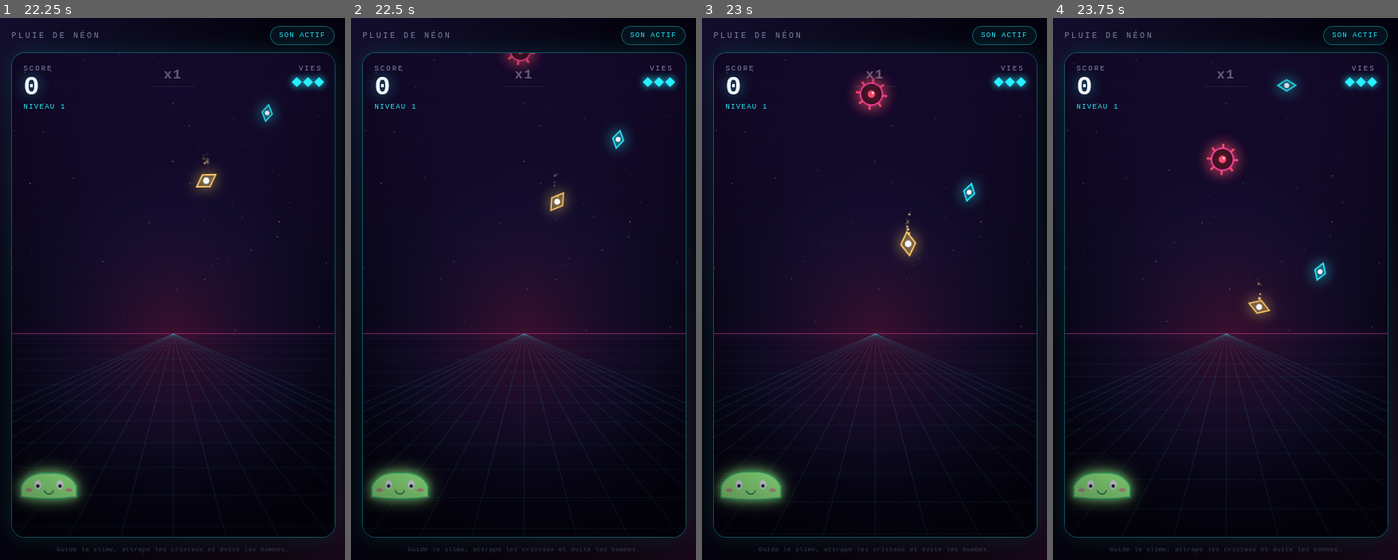
Above: before the commit, frames 1-4 (left to right).
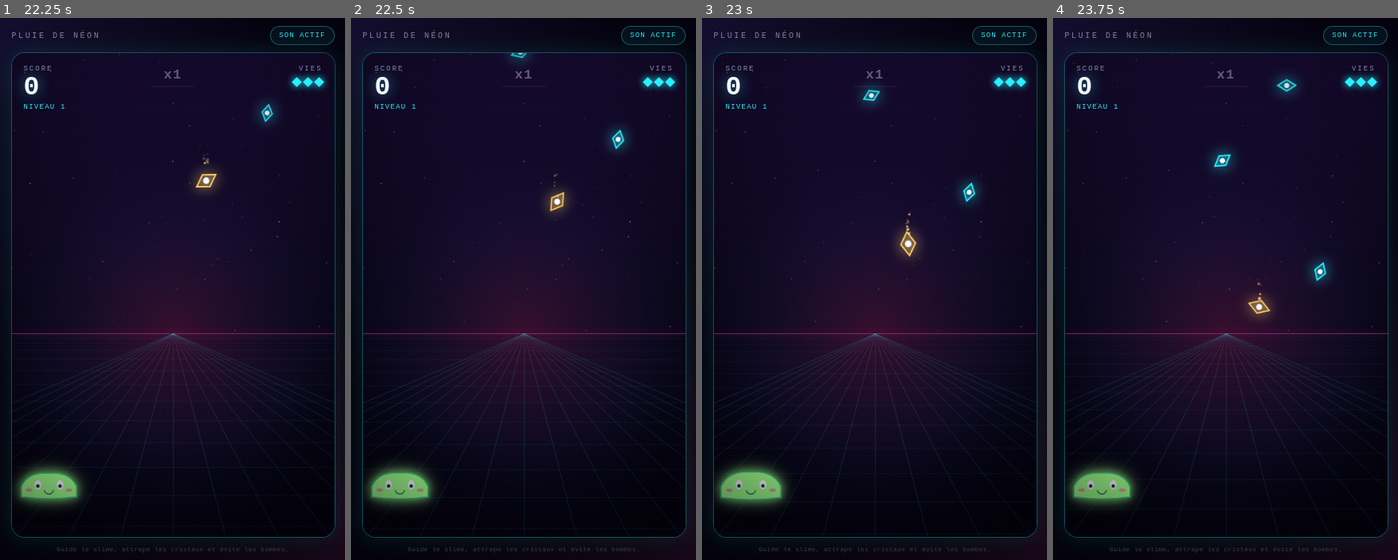
Above: after the commit, the same moments.

Repository: eva-i84-eng/jeu-ia
Game: browser game, page index.html
Two runs of this game, one before a commit and one after it. Both use one fixed random seed, a clock stepped at 60 frames per second and the inputs below.
Inputs:
- Up to frame 1 (22.25 s): click "JOUER" at 0.27 s; hold Right 1.03-2.28 s; tap Space every 0.33 s from 1.1 to 22.1 s; hold Right 2.33-3.33 s; hold Down 3.38-3.97 s; hold Left 4.02-5.52 s; hold Left 5.57-6.23 s; hold Down 6.28-6.7 s; hold Right 6.75-8 s; hold Right 8.05-9.05 s; hold Down 9.1-9.68 s; hold Left 9.73-11.23 s; hold Left 11.28-11.95 s; hold Down 12-12.42 s; hold Right 12.47-13.72 s; hold Right 13.77-14.77 s; hold Down 14.82-15.4 s; hold Left 15.45-16.95 s; hold Left 17-17.67 s; hold Down 17.72-18.13 s; hold Right 18.18-19.43 s; hold Right 19.48-20.48 s; hold Down 20.53-21.12 s; hold Left from 21.17 s (still down)
- Up to frame 2 (22.5 s): keep holding Left; tap Space at 22.43 s
- Up to frame 3 (23 s): release Left at 22.67 s; hold Left from 22.72 s (still down); tap Space at 22.77 s
- Up to frame 4 (23.75 s): tap Space at 23.1, 23.43 s; release Left at 23.38 s; hold Down from 23.43 s (still down)

Frame 1 is identical in both runs. In frame 2, 0.2% of the frame differs, in the area x 43-55%, y 6-10%; in frame 3, 0.7%; in frame 4, 0.7%, in the area x 43-55%, y 22-30%.

Commit message:
defi 2 : journal

Diff:
--- a/config.js
+++ b/config.js
@@ -31,7 +31,7 @@
   dureeNiveau: 18,       // secondes avant d'accélérer
   dureeCombo: 3,         // secondes pour enchaîner
   multiplicateurMax: 5,
-  hasardBombe: 0.20,
+  hasardBombe: 0.14,
   hasardDore: 0.05,
   largeurPanier: 86,
   hauteurPanier: 28,
Not shown, changed: JOURNAL.md
